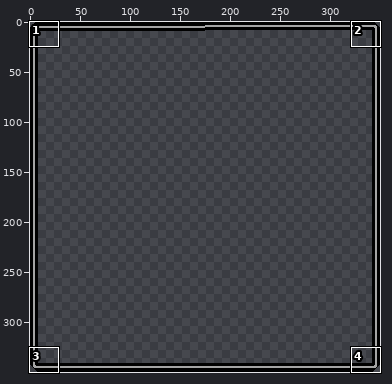
One commit to this pixel-art file: src/assets/images/character_border.aseprite. The first picture is a wide view before the edit; the outline marks the close-up.
Close-up. Before:
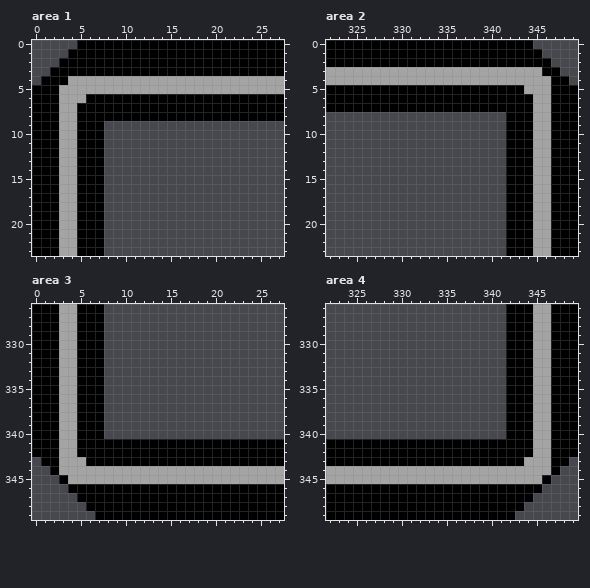
350x350 pixels, 1 frame. Shown: area 1: x 0..27, y 0..23; area 2: x 322..349, y 0..23; area 3: x 0..27, y 326..349; area 4: x 322..349, y 326..349.
After the commit:
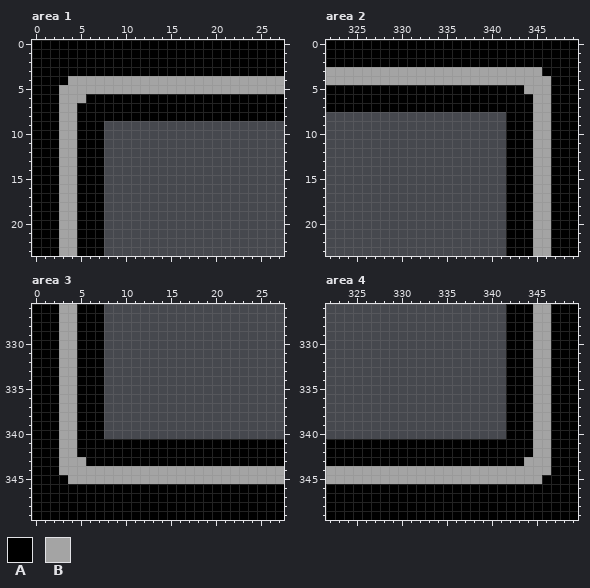
Palette (. is transparent): A #000000  B #a4a4a4
Edits made:
--- area 1
@@ x 0..6 @@
- 0 .....AA
- 1 ....AAA
- 2 ...AAAA
- 3 ..AAAAA
- 4 .AAABBB
+ 0 AAAAAAA
+ 1 AAAAAAA
+ 2 AAAAAAA
+ 3 AAAAAAA
+ 4 AAAABBB
  5 AAABBBB
--- area 2
@@ x 343..349 @@
- 0 AA.....
- 1 AAA....
- 2 AAAA...
- 3 BBBAA..
- 4 BBBBAA.
+ 0 AAAAAAA
+ 1 AAAAAAA
+ 2 AAAAAAA
+ 3 BBBAAAA
+ 4 BBBBAAA
  5 ABBBAAA
--- area 3
@@ x 0..8 @@
 342 AAABBAAAA
-343 .AABBBAAA
-344 ..ABBBBBB
-345 ...ABBBBB
-346 ....AAAAA
-347 .....AAAA
-348 ......AAA
-349 .......AA
+343 AAABBBAAA
+344 AAABBBBBB
+345 AAAABBBBB
+346 AAAAAAAAA
+347 AAAAAAAAA
+348 AAAAAAAAA
+349 AAAAAAAAA
--- area 4
@@ x 341..349 @@
 342 AAAABBAAA
-343 AAABBBAA.
-344 BBBBBBA..
-345 BBBBBA...
-346 AAAAA....
-347 AAAA.....
-348 AAA......
-349 AA.......
+343 AAABBBAAA
+344 BBBBBBAAA
+345 BBBBBAAAA
+346 AAAAAAAAA
+347 AAAAAAAAA
+348 AAAAAAAAA
+349 AAAAAAAAA
Pixel boxes of the changes (left, top, right, bottom) in both close-ups:
added: (32, 40, 77, 85)
added: (533, 40, 578, 85)
added: (32, 457, 95, 520)
added: (515, 457, 578, 520)
